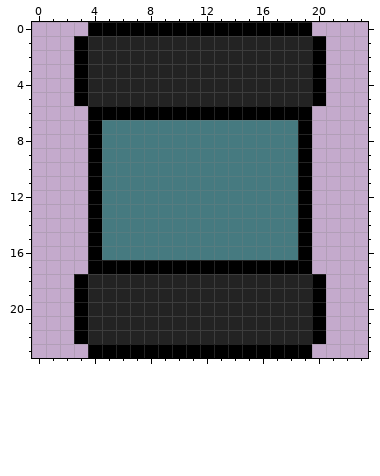
Pixel-art sprite -- res/gfx/canister1.png. Above, as it was before the edit.
The file is 24x24 pixels. Colours within 5 levels of each other are drawn and written as one.
The same view after the edit:
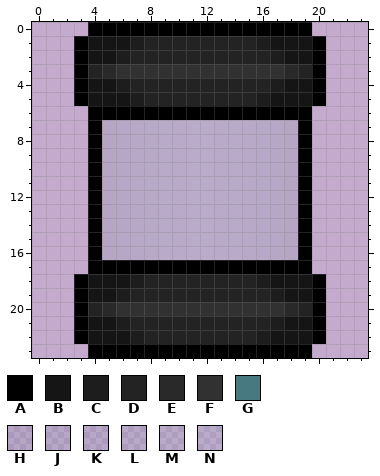
Palette (. is transparent): A #000000  B #151515  C #1d1d1d  D #232323  E #292929  F #313131  G #467a80  H #4a81871c  J #508b911c  K #57979e1c  L #5ca1a81c  M #62abb21c  N #68b4bd1c
From old to new:
{"y":1,"x":4,"old":"DDDD","new":"BBBC"}
{"y":1,"x":16,"old":"DDDD","new":"CBBB"}
{"y":2,"x":4,"old":"DDD","new":"BBC"}
{"y":2,"x":17,"old":"DDD","new":"CBB"}
{"y":3,"x":5,"old":"DDDDDDDDDDDDDD","new":"EFFFFFFFFFFFFE"}
{"y":4,"x":4,"old":"DDD","new":"BBC"}
{"y":4,"x":17,"old":"DDD","new":"CBB"}
{"y":5,"x":4,"old":"DDDD","new":"BBBC"}
{"y":5,"x":16,"old":"DDDD","new":"CBBB"}
{"y":7,"x":5,"old":"GGGGGGGGGGGGGG","new":"HJKLMMNNMMLKJH"}
{"y":8,"x":5,"old":"GGGGGGGGGGGGGG","new":"HJKLMMNNMMLKJH"}
{"y":9,"x":5,"old":"GGGGGGGGGGGGGG","new":"HJKLMMNNMMLKJH"}
{"y":10,"x":5,"old":"GGGGGGGGGGGGGG","new":"HJKLMMNNMMLKJH"}
{"y":11,"x":5,"old":"GGGGGGGGGGGGGG","new":"HJKLMMNNMMLKJH"}
{"y":12,"x":5,"old":"GGGGGGGGGGGGGG","new":"HJKLMMNNMMLKJH"}
{"y":13,"x":5,"old":"GGGGGGGGGGGGGG","new":"HJKLMMNNMMLKJH"}
{"y":14,"x":5,"old":"GGGGGGGGGGGGGG","new":"HJKLMMNNMMLKJH"}
{"y":15,"x":5,"old":"GGGGGGGGGGGGGG","new":"HJKLMMNNMMLKJH"}
{"y":16,"x":5,"old":"GGGGGGGGGGGGGG","new":"HJKLMMNNMMLKJH"}
{"y":18,"x":4,"old":"DDDD","new":"BBBC"}
{"y":18,"x":16,"old":"DDDD","new":"CBBB"}
{"y":19,"x":4,"old":"DDD","new":"BBC"}
{"y":19,"x":17,"old":"DDD","new":"CBB"}
{"y":20,"x":5,"old":"DDDDDDDDDDDDDD","new":"EFFFFFFFFFFFFE"}
{"y":21,"x":4,"old":"DDD","new":"BBC"}
{"y":21,"x":17,"old":"DDD","new":"CBB"}
{"y":22,"x":4,"old":"DDDD","new":"BBBC"}
{"y":22,"x":16,"old":"DDDD","new":"CBBB"}
{"label":"changed","picture_box":[88,36,312,344]}
